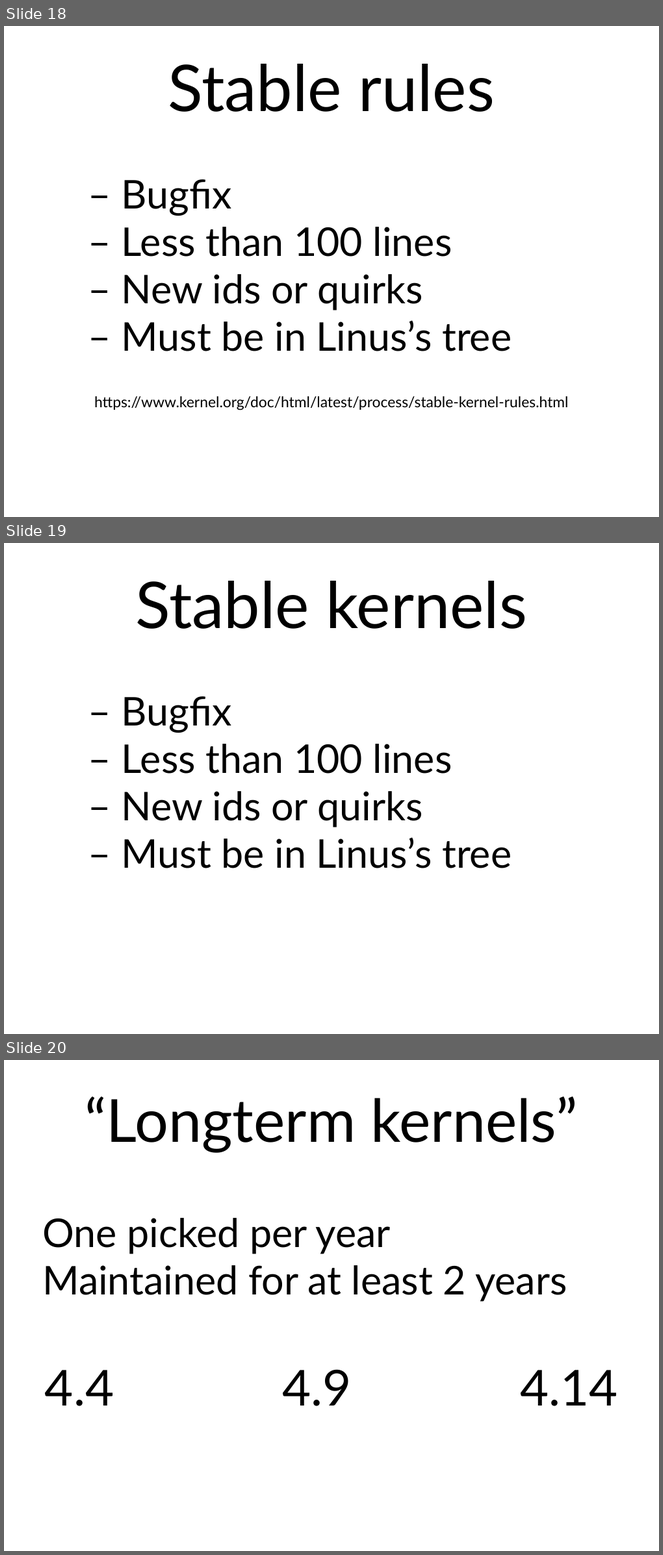
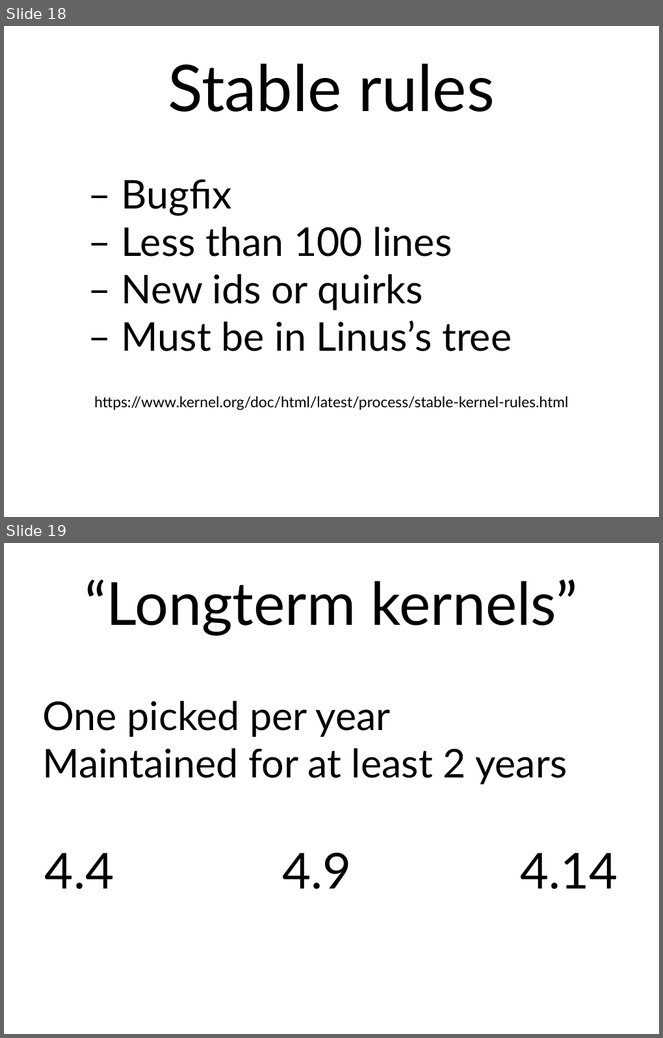
Before and after one commit to gregkh/presentation-release-model, a slide deck: release-model.odp. Shown one above the other, each under a label of ours: slides 18, 19 and 20 before the commit, slides 18 and 19 after it. The pictures are 663x1555 and 663x1038 pixels, drawn with LibreOffice and Linux fonts; fonts in the diff are those of the drawing. Boxes give left, top, right and bottom in pixels: in the first picture for what was removed or moved away, otherwise in the second. Text is boxed around its words. In the diff, an @@ line names an element or a change of style, - is before the commit and + after.

```diff
--- a/release-model.odp
+++ b/release-model.odp
@@ slide 19 removed at (4,543,659,1034), background #FFFFFF @@
@@ text removed at (136,581,528,629) @@
-Stable kernels
@@ text removed at (122,696,512,869) @@
-– Bugfix
-– Less than 100 lines
-– New ids or quirks
-– Must be in Linus’s tree
@@ what was slide 20 is now slide 19 @@
```
Also in this commit, not shown: 3 slides added, 1 other file.
